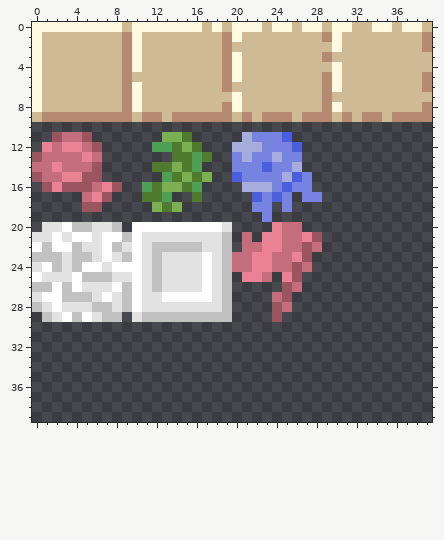
Pixel-art sprite -- Resource/Image/Squares.png. The picture above was drawn from the file before the commit.
The file is 40x40 pixels.
After:
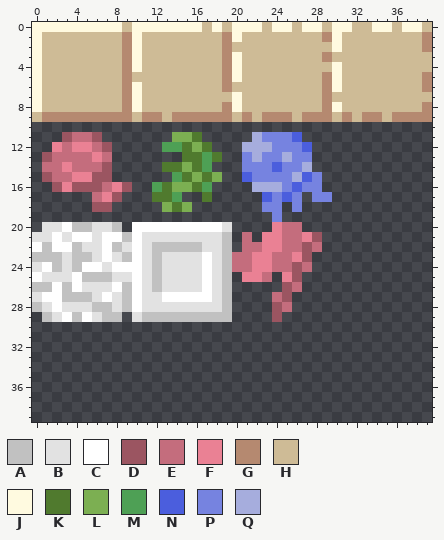
Palette (. is transparent): A #c1c1c1  B #e2e2e2  C #ffffff  D #9b5561  E #c46d7d  F #ea8194  G #b58970  H #cebb96  J #fffae0  K #507a2e  L #7caf52  M #4ea055  N #4b5edd  P #7683e0  Q #a6addd
The edit:
y 11: x 2..3 DE -> .D; x 5..6 D. -> ED; x 13 L -> .; x 15..16 K. -> LK; x 21..22 QP -> .Q; x 25..26 N. -> PN
y 12: x 1..3 FEF -> .FE; x 5..7 ED. -> FED; x 12 M -> .; x 14..17 KLK. -> MKLK; x 20 Q -> .; x 23 P -> Q; x 26..27 N. -> PN
y 13: x 0..1 DE -> .D; x 5..7 FE. -> EFE; x 14 K -> .; x 16..18 MK. -> KMK; x 20..22 PQP -> .PQ; x 24..25 QP -> PQ; x 27 . -> P
y 14: x 0 E -> .; x 2..3 FE -> EF; x 6..7 D. -> ED; x 12 K -> .; x 14..17 LKM. -> KLKM; x 20 P -> .; x 23..24 NP -> PN; x 26..27 Q. -> PQ
y 15: x 0..1 DE -> .D; x 3 F -> E; x 5 D -> F; x 7 . -> D; x 13..18 MKLKL. -> .MKLKL; x 20..21 NP -> .N; x 25..28 QNP. -> PQNP
y 16: x 1..3 DFD -> .DF; x 6..9 EFD. -> DEFD; x 11..13 MKL -> .MK; x 15..17 KM. -> LKM; x 21 Q -> .; x 24..26 PNP -> QPN; x 28 . -> P
y 17: x 5..8 EFD. -> .EFD; x 11 K -> .; x 13..14 M. -> KM; x 16..17 K. -> .K; x 22..27 NPNP.P -> .NPNP.; x 29 . -> P
y 18: x 5 D -> .; x 7 . -> D; x 12..15 LKL. -> .LKL; x 22 P -> .; x 24..26 .P. -> P.P
y 19: x 23..24 P. -> .P
Changed places in both pictures, as pixel boxes (x1, y1, x2, y2):
changed: (32, 132, 332, 222)
